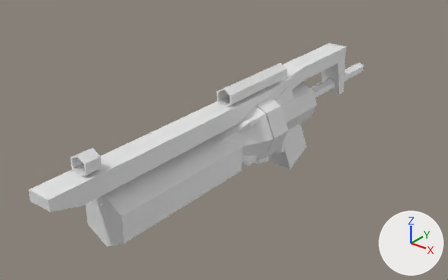
A saved change to the Blender file Assets/Models/Tools.blend.
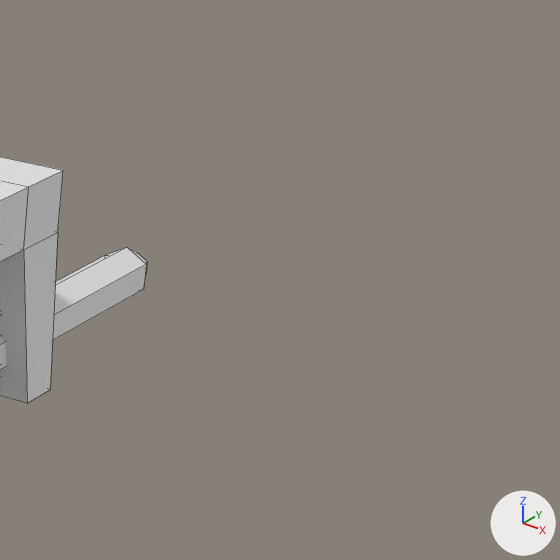
Each version appears first whole from a 50 mm camera at (1.18, -1.79, 0.92) aimed at (-0.17, -0.1, -0.13), and next in a close-up on the part from 74% to 100% of the width and 4% to 45% of the height. The lights are fixed; the arrows at lower right show +X, +Y and +Z. The close-ups show mesh edges as thin lines.

Script lines for the objects in view, before the commit:
```python
me_harpoon = bpy.data.meshes.new('Harpoon')
me_harpoon.from_pydata(...)  # 43 vertices, 43 faces; spans x -0.02..0.02, y -0.1..0.02, z -0.67..0.88
me_harpoongun = bpy.data.meshes.new('HarpoonGun')
me_harpoongun.from_pydata(...)  # 150 vertices, 142 faces; spans x -0.077..0.077, y -0.243..0.191, z -0.442..1.05
ob_harpoon = bpy.data.objects.new('Harpoon', me_harpoon)
ob_harpoon.location = (0.0, 0.0, 0.0)
ob_harpoon.rotation_euler = (1.571, 0.0, 0.0)  # degrees (90, 0, 0)
ob_harpoongun = bpy.data.objects.new('HarpoonGun', me_harpoongun)
ob_harpoongun.location = (0.0, 0.0, 0.0)
ob_harpoongun.rotation_euler = (1.571, 0.0, 0.0)  # degrees (90, 0, 0)
```
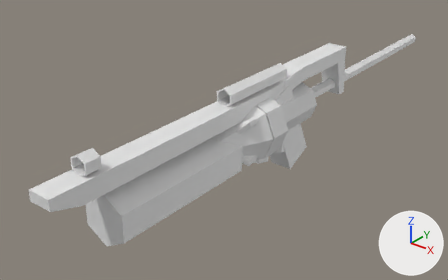
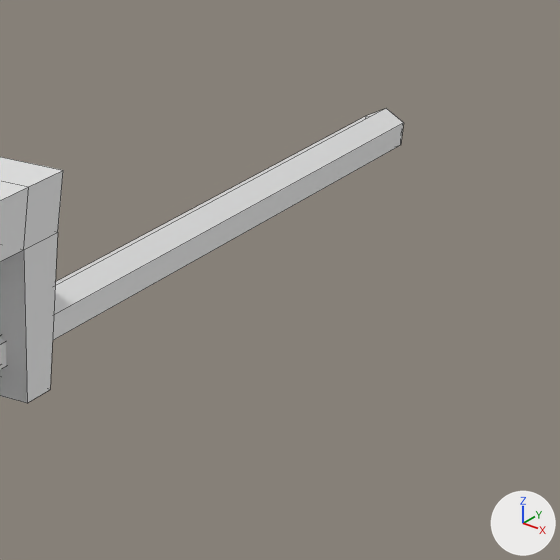
The edits, one by one:
me_harpoon has 43 vertices, 43 faces and spans x -0.02..0.02, y -0.1..0.02, z -0.67..0.88.
me_harpoon is used by ob_harpoon; location (0.0, 0.0, 0.0); rotation (1.571, 0.0, 0.0), in degrees (90, 0, 0).
me_harpoon part 1: the whole mesh is moved by (0.0, 0.0, -0.57).

Pixel boxes (x1, y1, x2, y2) of what changed, in the close-ups (560 x 560 px):
'Harpoon', mesh moved: before (0, 247, 147, 370); after (0, 108, 404, 370)
